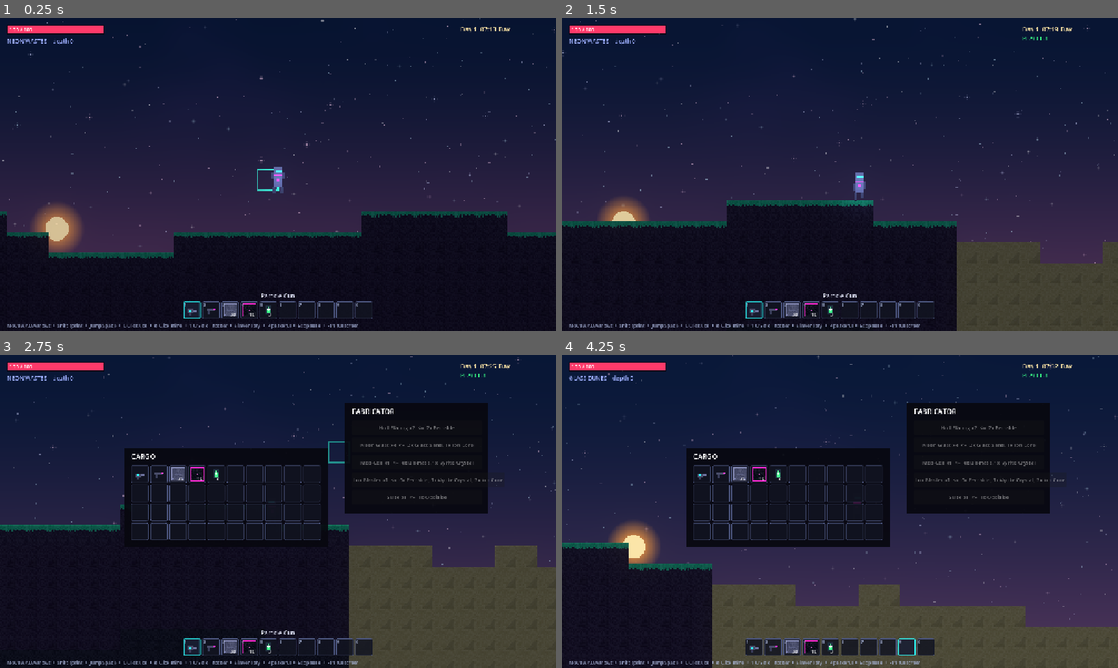
Above: before the commit, frames 1-4 (two rows, left to right).
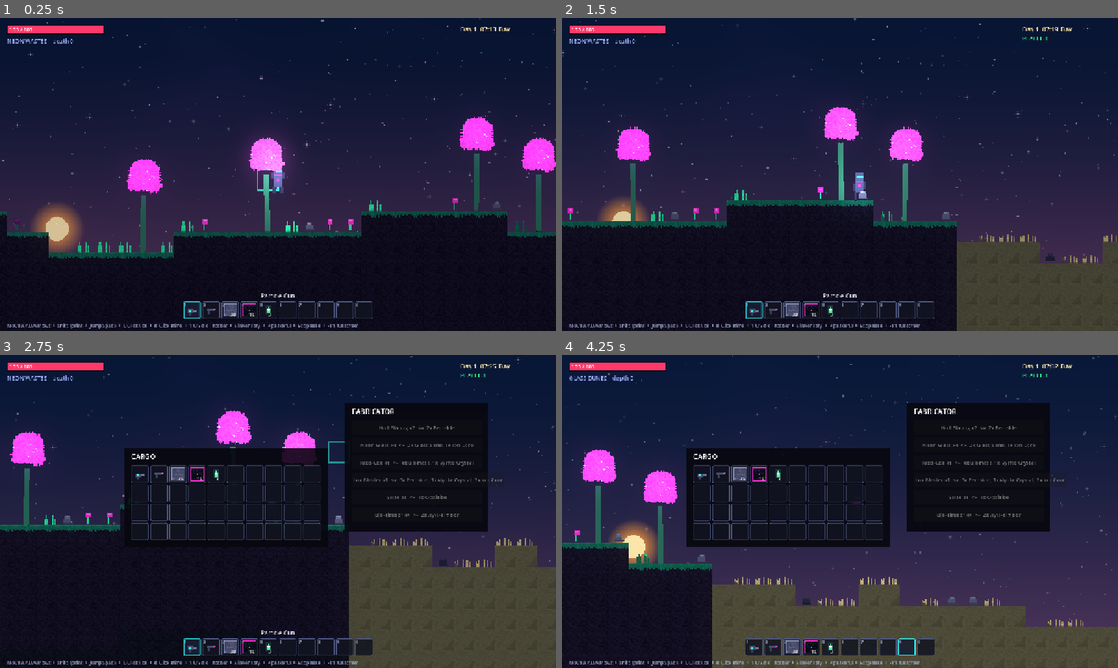
Above: after the commit, the same moments.

Repository: jaygriggsau/exocraft
Game: Godot game, scene res://scenes/Main.tscn
The game is run twice, just before and just after one commit, with the same random seed, the same clock (stepped at 60 frames per second) and the same inputs.
Inputs (mouse positions are in pixels of both pictures, inside the frame that each line leads up to):
- Up to frame 1 (0.25 s): no input
- Up to frame 2 (1.5 s): tap Enter at 0.5 s; move the mouse to (962, 158) at 0.52 s; hold Shift (sprint) 0.53-1.28 s; hold D (move_right) from 0.53 s (still down); click (962, 158) at 0.67 s; tap Space (jump) at 0.77 s; move the mouse to (728, 190) at 1.27 s; tap P (toggle_enemies) at 1.35 s
- Up to frame 3 (2.75 s): tap Space (jump) at 1.52 s; move the mouse to (333, 442) at 2.02 s; release D (move_right) at 2.03 s; hold A (move_left) from 2.03 s (still down); tap Tab at 2.1 s
- Up to frame 4 (4.25 s): move the mouse to (812, 574) at 2.77 s; release A (move_left) at 2.78 s; hold D (move_right) from 2.78 s (still down); tap 1 at 2.85 s; click (812, 574) at 2.92 s; tap Space (jump) at 3.02, 3.77 s; move the mouse to (1006, 558) at 3.52 s; tap 9 at 3.6 s

The runs differ from the first frame. In frame 1, 3.5% of the frame differs, in the area x 2-100%, y 31-75%; in frame 2, 2.6%; in frame 3, 3.6%, in the area x 1-96%, y 17-68%; in frame 4, 3.4%.

Commit message:
Add harvestable alien trees and non-solid decorations per biome
- New non-solid decor TileMapLayer (no physics/occlusion): biome grass tufts,
  rocks, flowers and mushrooms the player walks through
- Harvestable AlienTree entities, one style per biome (neon canopy, crystalline
  ice, glass succulent, toxic spore-tree); gentle sway + shake while harvested,
  glowing canopy light for luminous biomes
- Trees/decor stream with surface chunks; harvested trees persist as removed
- Particle gun harvests trees (beam + particles, no block erosion) and drops
  wood (+ biome bonus); harvest tracked via World tree-tile lookup
- New Xylo-Timber material, Bio-Timber block and a wood->block recipe

https://claude.ai/code/session_01Lbtdt6KHnYyPZuVhH3cTWJ

Diff:
--- a/scripts/autoload/Art.gd
+++ b/scripts/autoload/Art.gd
@@ -15,6 +15,13 @@
 var _sprites := {}       # name   -> ImageTexture
 var _light_tex: ImageTexture
 var _player_frames: SpriteFrames
+var decor_tileset: TileSet
+var decor_source_id := 0
+var _trees := {}         # biome -> ImageTexture
+
+# decor tile ids (atlas columns in the decor tileset)
+enum { TUFT_WASTES, TUFT_TUNDRA, TUFT_DUNES, TUFT_JUNGLE, ROCK, FLOWER, MUSHROOM }
+const DECOR_COUNT := 7
 
 func _ready() -> void:
 	_build_tile_images()
@@ -23,6 +30,8 @@
 	_build_sprites()
 	_build_light_texture()
 	_build_player_frames()
+	_build_decor_tileset()
+	_build_trees()
 
 # ---------------------------------------------------------------------------
 # Small drawing helpers
@@ -401,5 +410,132 @@
 func player_frames() -> SpriteFrames:
 	return _player_frames
 
+# ---------------------------------------------------------------------------
+# Surface decorations (non-solid: no physics / no occlusion)
+# ---------------------------------------------------------------------------
+func _blades(img: Image, color: Color, count: int, max_h: int, seed_v: int) -> void:
+	var rng := RandomNumberGenerator.new()
+	rng.seed = seed_v
+	for i in count:
+		var x := rng.randi_range(1, TS - 2)
+		var h := rng.randi_range(max_h / 2, max_h)
+		for y in h:
+			img.set_pixel(x, TS - 1 - y, _vary(color, rng, 0.08))
+
+func _make_decor(id: int) -> Image:
+	var img := _new_image(TS, TS)
+	match id:
+		TUFT_WASTES: _blades(img, Color("2bf0a0"), 6, 8, 11)
+		TUFT_TUNDRA: _blades(img, Color("bfe9ff"), 5, 7, 12)
+		TUFT_DUNES: _blades(img, Color("b6a36a"), 6, 6, 13)
+		TUFT_JUNGLE:
+			_blades(img, Color("a6ff3a"), 7, 11, 14)
+			img.set_pixel(4, TS - 9, Color("eaffba"))
+			img.set_pixel(10, TS - 7, Color("eaffba"))
+		ROCK:
+			var rk := Color("4c5070")
+			_rect(img, 5, TS - 5, 6, 4, rk)
+			_rect(img, 6, TS - 7, 4, 2, rk.lightened(0.12))
+			_rect(img, 7, TS - 7, 2, 1, rk.lightened(0.3))
+			_rect(img, 5, TS - 2, 7, 1, rk.darkened(0.25))
+		FLOWER:
+			_rect(img, 7, TS - 7, 1, 6, Color("2bf0a0"))      # stem
+			var bloom := Color("ff2bd6")
+			_rect(img, 6, TS - 10, 4, 4, bloom)
+			img.set_pixel(7, TS - 9, bloom.lightened(0.4))
+			img.set_pixel(8, TS - 9, bloom.lightened(0.4))
+		MUSHROOM:
+			_rect(img, 7, TS - 6, 2, 5, Color("d8e8c0"))      # stalk
+			var cap := Color("7aff3a")
+			_rect(img, 4, TS - 10, 8, 4, cap)
+			_rect(img, 5, TS - 11, 6, 1, cap)
+			img.set_pixel(6, TS - 9, cap.lightened(0.4))
+			img.set_pixel(9, TS - 9, cap.lightened(0.4))
+	return img
+
+func _build_decor_tileset() -> void:
+	var atlas := _new_image(DECOR_COUNT * TS, TS)
+	for id in DECOR_COUNT:
+		atlas.blit_rect(_make_decor(id), Rect2i(0, 0, TS, TS), Vector2i(id * TS, 0))
+	var tex := ImageTexture.create_from_image(atlas)
+
+	var ts := TileSet.new()
+	ts.tile_size = Vector2i(TS, TS)
+	var src := TileSetAtlasSource.new()
+	src.texture = tex
+	src.texture_region_size = Vector2i(TS, TS)
+	decor_source_id = ts.add_source(src, 0)
+	for id in DECOR_COUNT:
+		src.create_tile(Vector2i(id, 0))   # no collision, no occluder
+	decor_tileset = ts
+
+func decor_atlas_coords(id: int) -> Vector2i:
+	return Vector2i(id, 0)
+
+# ---------------------------------------------------------------------------
+# Alien trees (one tall sprite per biome, base at the bottom centre)
+# ---------------------------------------------------------------------------
+func _blob(img: Image, cx: int, cy: int, r: int, color: Color, rng: RandomNumberGenerator) -> void:
+	for y in range(cy - r, cy + r + 1):
+		for x in range(cx - r, cx + r + 1):
+			if x < 0 or y < 0 or x >= img.get_width() or y >= img.get_height():
+				continue
+			var d := Vector2(x - cx, y - cy).length()
+			if d <= r - rng.randf_range(0.0, 1.3):
+				img.set_pixel(x, y, _vary(color, rng, 0.06))
+
+func _make_tree(biome: int) -> Image:
+	# 30 wide x 84 tall; trunk base centred at x=15, bottom row y=83
+	var w := 30
+	var h := 84
+	var img := _new_image(w, h)
+	var rng := RandomNumberGenerator.new()
+	rng.seed = 700 + biome
+	var cx := w / 2
+	match biome:
+		World.TUNDRA:
+			var trunk := Color("9fb8d0")
+			_rect(img, cx - 2, 40, 4, h - 40, trunk)
+			var ice := Color("8fe8ff")
+			for i in 5:
+				var yy := 14 + i * 6
+				var ww := 12 - i * 2
+				_rect(img, cx - ww, yy, ww * 2, 3, _vary(ice, rng, 0.05))
+			_rect(img, cx - 1, 6, 2, 12, ice.lightened(0.2))
+		World.DUNES:
+			var body := Color("a7c08a")
+			_rect(img, cx - 3, 24, 6, h - 24, body)         # column
+			_rect(img, cx - 8, 44, 5, 3, body)              # arms
+			_rect(img, cx - 8, 36, 3, 11, body)
+			_rect(img, cx + 3, 50, 5, 3, body)
+			_rect(img, cx + 5, 40, 3, 13, body)
+			_rect(img, cx - 1, 18, 2, 8, body.lightened(0.15))
+		World.JUNGLE:
+			var trunk := Color("3b5a2a")
+			_rect(img, cx - 3, 38, 6, h - 38, trunk)
+			var canopy := Color("7aff3a")
+			_blob(img, cx, 26, 14, canopy, rng)
+			_blob(img, cx - 9, 34, 8, canopy, rng)
+			_blob(img, cx + 9, 33, 8, canopy, rng)
+			for i in 8:
+				img.set_pixel(rng.randi_range(cx - 12, cx + 12), rng.randi_range(16, 40), Color("eaffba"))
+		_:  # WASTES neon
+			var trunk := Color("2a6e5a")
+			_rect(img, cx - 2, 40, 4, h - 40, trunk)
+			var canopy := Color("ff4df0")
+			_blob(img, cx, 24, 13, canopy, rng)
+			_blob(img, cx - 7, 30, 7, canopy, rng)
+			_blob(img, cx + 7, 31, 7, canopy, rng)
+			for i in 7:
+				img.set_pixel(rng.randi_range(cx - 11, cx + 11), rng.randi_range(15, 36), Color("ffd0f7"))
+	return img
+
+func _build_trees() -> void:
+	for b in [World.WASTES, World.TUNDRA, World.DUNES, World.JUNGLE]:
+		_trees[b] = ImageTexture.create_from_image(_make_tree(b))
+
+func tree_texture(biome: int) -> Texture2D:
+	return _trees.get(biome, _trees.get(World.WASTES))
+
 func sprite(name: String) -> Texture2D:
 	return _sprites.get(name)
--- a/scripts/autoload/ItemDB.gd
+++ b/scripts/autoload/ItemDB.gd
@@ -26,9 +26,11 @@
 	"biomass":     {"name": "Biomass",       "type": BLOCK, "max_stack": 999, "tile": Tiles.JUNGLE,   "color": Color("a6ff3a")},
 	"sand":        {"name": "Glass-Sand",    "type": BLOCK, "max_stack": 999, "tile": Tiles.SAND,     "color": Color("d9c27a")},
 	"darkrock":    {"name": "Obsidite",      "type": BLOCK, "max_stack": 999, "tile": Tiles.DARKROCK, "color": Color("2e2138")},
+	"wood_block":  {"name": "Bio-Timber",    "type": BLOCK, "max_stack": 999, "tile": Tiles.WOOD,     "color": Color("7c6b4e")},
 	"plating":     {"name": "Hull Plating",  "type": BLOCK, "max_stack": 999, "tile": Tiles.PLATING,  "color": Color("7a80b0")},
 	"neon_glass":  {"name": "Neon Glass",    "type": BLOCK, "max_stack": 999, "tile": Tiles.NEON,     "color": Color("ff2bd6")},
 
+	"wood":        {"name": "Xylo-Timber",   "type": MATERIAL, "max_stack": 999, "color": Color("9a7a52")},
 	"crystal":     {"name": "Vyrite Crystal","type": MATERIAL, "max_stack": 999, "color": Color("ff4df0")},
 	"metal_ore":   {"name": "Ferralite",     "type": MATERIAL, "max_stack": 999, "color": Color("c4c4d6")},
 	"energy_core": {"name": "Ion Core",      "type": MATERIAL, "max_stack": 999, "color": Color("2dffff")},
@@ -43,6 +45,7 @@
 	{"out": ["med_cell", 1],   "cost": [["biomass", 4], ["crystal", 1]]},
 	{"out": ["blaster", 1],    "cost": [["metal_ore", 6], ["crystal", 3], ["energy_core", 2]]},
 	{"out": ["stone", 1],      "cost": [["darkrock", 1]]},
+	{"out": ["wood_block", 4], "cost": [["wood", 2]]},
 ]
 
 func get_item(id: String) -> Variant:
--- a/scripts/autoload/Tiles.gd
+++ b/scripts/autoload/Tiles.gd
@@ -18,6 +18,7 @@
 const PLATING := 10   # crafted building block
 const NEON := 11      # crafted neon glass
 const DARKROCK := 12  # deep biome stone
+const WOOD := 13      # harvested/crafted alien wood
 
 ## id -> definition dictionary.
 ## Fields:
@@ -43,6 +44,7 @@
 	PLATING: {"name": "Hull Plating", "item": "plating",     "style": "plating", "base": Color("4a4e6b"), "accent": Color("7a80b0"), "glow": false, "hardness": 2.0},
 	NEON:    {"name": "Neon Glass",   "item": "neon_glass",  "style": "neon",    "base": Color("10131f"), "accent": Color("ff2bd6"), "glow": true,  "light": Color("ff2bd6"), "light_energy": 1.1, "hardness": 1.0},
 	DARKROCK:{"name": "Obsidite",     "item": "darkrock",    "style": "block",   "base": Color("1a1320"), "accent": Color("2e2138"), "glow": false, "hardness": 4.0},
+	WOOD:    {"name": "Bio-Timber",   "item": "wood",        "style": "plating", "base": Color("584438"), "accent": Color("7c6b4e"), "glow": false, "hardness": 1.5},
 }
 
 func def(id: int) -> Variant:
--- /dev/null
+++ b/scripts/entities/AlienTree.gd
@@ -0,0 +1,51 @@
+class_name AlienTree
+extends Node2D
+## A harvestable alien tree. It is purely decorative collision-wise (the player
+## walks through it); harvesting is driven by the particle gun via World, which
+## tracks which tiles the tree occupies. Sways gently and shakes while harvested.
+
+var biome := 0
+var column := 0          # world tile-x, used to remember it was harvested
+var occupied: Array = [] # tiles the gun can target to harvest it
+var drops: Array = []    # [[item_id, count], ...]
+var harvest_time := 6.0
+
+var _sprite: Sprite2D
+var _phase := 0.0
+var _t := 0.0
+var _harvest := 0.0
+
+func setup(biome_id: int, base_world: Vector2, col: int) -> void:
+	biome = biome_id
+	column = col
+	global_position = base_world
+	_phase = randf() * TAU
+
+func _ready() -> void:
+	var tex := Art.tree_texture(biome)
+	_sprite = Sprite2D.new()
+	_sprite.texture = tex
+	_sprite.texture_filter = CanvasItem.TEXTURE_FILTER_NEAREST
+	_sprite.centered = false
+	_sprite.offset = Vector2(-tex.get_width() / 2.0, -tex.get_height())
+	add_child(_sprite)
+	# glowing canopy light for luminous biomes
+	if biome == World.WASTES or biome == World.JUNGLE:
+		var l := PointLight2D.new()
+		l.texture = Art.light_texture()
+		l.color = Color("ff4df0") if biome == World.WASTES else Color("7aff3a")
+		l.energy = 0.7
+		l.scale = Vector2(0.5, 0.5)
+		l.position = Vector2(0, -tex.get_height() + 24)
+		add_child(l)
+
+func _process(dt: float) -> void:
+	_t += dt
+	_harvest = maxf(0.0, _harvest - dt * 2.0)
+	var sway := sin(_t * 0.9 + _phase) * 0.025
+	var shake := sin(_t * 60.0) * 0.06 * _harvest
+	_sprite.rotation = sway + shake
+
+func set_harvest(frac: float) -> void:
+	_harvest = clampf(frac, 0.0, 1.0)
+	_sprite.modulate = Color(1, 1, 1).lerp(Color(1.5, 1.5, 1.5), _harvest)
--- a/scripts/entities/MiningFX.gd
+++ b/scripts/entities/MiningFX.gd
@@ -16,6 +16,7 @@
 var _base := Color.WHITE
 var _accent := Color.WHITE
 var _progress := 0.0
+var _dissolve := true
 
 var _perm: Array = []        # deterministic shuffle of the 256 tile pixels
 var _parts: Array = []       # live particles
@@ -40,13 +41,14 @@
 	_light.energy = 0.0
 	add_child(_light)
 
-func set_state(a: bool, tile: Vector2i, muzzle: Vector2, base: Color, accent: Color, progress: float) -> void:
+func set_state(a: bool, tile: Vector2i, muzzle: Vector2, base: Color, accent: Color, progress: float, dissolve: bool = true) -> void:
 	active = a
 	_tile = tile
 	_muzzle = muzzle
 	_base = base
 	_accent = accent
 	_progress = progress
+	_dissolve = dissolve
 
 func _process(dt: float) -> void:
 	if active:
@@ -109,13 +111,14 @@
 		var r := 4.5 * fl
 		draw_line(_muzzle - Vector2(r, 0), _muzzle + Vector2(r, 0), Color(c.r, c.g, c.b, 0.45), 1.0)
 		draw_line(_muzzle - Vector2(0, r), _muzzle + Vector2(0, r), Color(c.r, c.g, c.b, 0.45), 1.0)
-		# erode the block pixel-by-pixel in step with progress
-		var removed := int(_progress * 255.0)
-		var ox := _tile.x * TILE
-		var oy := _tile.y * TILE
-		for k in removed:
-			var px: Vector2i = _perm[k]
-			draw_rect(Rect2(ox + px.x, oy + px.y, 1, 1), Color(0, 0, 0, 0.55), true)
+		# erode the block pixel-by-pixel in step with progress (blocks only)
+		if _dissolve:
+			var removed := int(_progress * 255.0)
+			var ox := _tile.x * TILE
+			var oy := _tile.y * TILE
+			for k in removed:
+				var px: Vector2i = _perm[k]
+				draw_rect(Rect2(ox + px.x, oy + px.y, 1, 1), Color(0, 0, 0, 0.55), true)
 
 	for p in _parts:
 		var a: float = clampf(p.life / p.maxlife, 0.0, 1.0)
--- a/scripts/player/Player.gd
+++ b/scripts/player/Player.gd
@@ -183,6 +183,27 @@
 	var t := _target_tile()
 	if not _in_reach(t):
 		return false
+
+	# harvesting an alien tree (non-solid; no block erosion in the FX)
+	var tree = Game.world.tree_at(t)
+	if tree != null:
+		if t != _mine_target:
+			_mine_target = t
+			_mine_progress = 0.0
+		_mine_progress += dt
+		var hdur: float = MINE_BASE * tree.harvest_time
+		var hfrac := clampf(_mine_progress / hdur, 0.0, 1.0)
+		var hcenter: Vector2 = Game.world.tile_to_world_center(t)
+		_mine_dir = (hcenter - global_position).normalized()
+		_mining_now = true
+		var hcol := _tree_color(tree.biome)
+		fx.set_state(true, t, global_position + _mine_dir * 6.0, hcol, hcol, hfrac, false)
+		tree.set_harvest(hfrac)
+		if _mine_progress >= hdur:
+			_mine_progress = 0.0
+			Game.world.harvest_tree(tree, t)
+		return true
+
 	var id: int = Game.world.get_tile(t)
 	if not Tiles.is_solid(id):
 		return false
@@ -214,6 +235,13 @@
 func _mine_accent(d: Dictionary) -> Color:
 	# the gun/particle colour: prefer a tile's glow/ore tint, else its accent
 	return d.get("light", d.get("ore", d.get("accent", d.base)))
+
+func _tree_color(biome: int) -> Color:
+	match biome:
+		World.TUNDRA: return Color("8fe8ff")
+		World.DUNES: return Color("a7c08a")
+		World.JUNGLE: return Color("7aff3a")
+		_: return Color("ff4df0")
 
 func _spawn_drop(t: Vector2i, item_id: String) -> void:
 	if item_id == "":
--- a/scripts/world/World.gd
+++ b/scripts/world/World.gd
@@ -22,9 +22,14 @@
 enum { TUNDRA, DUNES, WASTES, JUNGLE }
 
 var tilemap: TileMapLayer
+var decor_map: TileMapLayer         # non-solid surface decorations
 var chunks := {}                    # Vector2i -> PackedInt32Array
 var _loaded := {}                   # Vector2i -> true (currently rendered)
 var _chunk_lights := {}             # Vector2i -> Array[PointLight2D]
+var _chunk_decor := {}              # Vector2i -> Array[Vector2i] decor cells
+var _chunk_trees := {}              # Vector2i -> Array[AlienTree]
+var _tree_at := {}                  # Vector2i tile -> AlienTree (harvest lookup)
+var _tree_removed := {}             # world tile-x -> true (harvested, don't respawn)
 var _last_center := Vector2i(999999, 999999)
 
 var _height_noise := FastNoiseLite.new()
@@ -40,6 +45,11 @@
 	tilemap.tile_set = Art.tileset
 	tilemap.texture_filter = CanvasItem.TEXTURE_FILTER_NEAREST
 	add_child(tilemap)
+	decor_map = TileMapLayer.new()
+	decor_map.tile_set = Art.decor_tileset
+	decor_map.texture_filter = CanvasItem.TEXTURE_FILTER_NEAREST
+	decor_map.z_index = 1               # in front of terrain, behind the player
+	add_child(decor_map)
 
 func _setup_noise() -> void:
 	var s := Game.world_seed
@@ -94,11 +104,13 @@
 	for cc in want.keys():
 		if not _loaded.has(cc):
 			_render_chunk(cc)
+			_decorate_chunk(cc)
 			_loaded[cc] = true
 	# unload chunks that drifted out of range (data is kept in `chunks`)
 	for cc in _loaded.keys():
 		if not want.has(cc):
 			_erase_chunk(cc)
+			_undecorate_chunk(cc)
 			_loaded.erase(cc)
 
 	# stream glowing-block lights for just the nearest chunks (perf)
@@ -137,6 +149,116 @@
 		if is_instance_valid(l):
 			l.queue_free()
 	_chunk_lights.erase(cc)
+
+# ---------------------------------------------------------------------------
+# Surface decorations + harvestable trees
+# ---------------------------------------------------------------------------
+func _rand01(a: int, salt: int) -> float:
+	var h: int = (a * 73856093) ^ (salt * 19349663) ^ (Game.world_seed * 83492791)
+	h = (h ^ (h >> 13)) * 1274126177
+	return float(h & 0x7fffffff) / 2147483647.0
+
+func _tree_chance(biome: int) -> float:
+	match biome:
+		JUNGLE: return 0.16
+		WASTES: return 0.11
+		TUNDRA: return 0.06
+		_: return 0.04   # dunes are sparse
+
+func _biome_plant(biome: int, tx: int) -> int:
+	match biome:
+		TUNDRA: return Art.TUFT_TUNDRA
+		DUNES: return Art.TUFT_DUNES
+		JUNGLE: return Art.MUSHROOM if _rand01(tx, 3) < 0.3 else Art.TUFT_JUNGLE
+		_: return Art.FLOWER if _rand01(tx, 3) < 0.25 else Art.TUFT_WASTES
+
+func _decorate_chunk(cc: Vector2i) -> void:
+	var oy := cc.y * CHUNK
+	# only surface-band chunks can hold decorations
+	if oy > 24 or oy + CHUNK < -24:
+		return
+	var ox := cc.x * CHUNK
+	var cells: Array = []
+	var trees: Array = []
+	var last_tree_lx := -10
+	for lx in CHUNK:
+		var tx := ox + lx
+		var surf_y := surface_tile_y(tx)
+		var deco_y := surf_y - 1
+		if deco_y < oy or deco_y >= oy + CHUNK:
+			continue
+		var biome := biome_at(tx)
+		if _rand01(tx, 1) < _tree_chance(biome) and lx - last_tree_lx >= 3 and not _tree_removed.has(tx):
+			_spawn_tree(tx, surf_y, biome, trees)
+			last_tree_lx = lx
+			continue
+		var r := _rand01(tx, 2)
+		var decor_id := -1
+		if r < 0.40:
+			decor_id = _biome_plant(biome, tx)
+		elif r < 0.50:
+			decor_id = Art.ROCK
+		if decor_id >= 0:
+			var cell := Vector2i(tx, deco_y)
+			decor_map.set_cell(cell, Art.decor_source_id, Art.decor_atlas_coords(decor_id))
+			cells.append(cell)
+	_chunk_decor[cc] = cells
+	_chunk_trees[cc] = trees
+
+func _spawn_tree(tx: int, surf_y: int, biome: int, trees: Array) -> void:
+	var occ: Array = []
+	for ty in range(surf_y - 1, surf_y - 5, -1):
+		occ.append(Vector2i(tx, ty))
+	for ddx in [-1, 1]:
+		occ.append(Vector2i(tx + ddx, surf_y - 3))
+		occ.append(Vector2i(tx + ddx, surf_y - 4))
+	var tr := AlienTree.new()
+	tr.occupied = occ
+	tr.drops = _tree_drops(biome)
+	tr.harvest_time = 6.0
+	tr.setup(biome, Vector2(tx * TILE + TILE / 2.0, surf_y * TILE), tx)
+	add_child(tr)
+	tr.z_index = 1
+	for c in occ:
+		_tree_at[c] = tr
+	trees.append(tr)
+
+func _tree_drops(biome: int) -> Array:
+	var drops: Array = [["wood", 2 + randi() % 3]]
+	if biome == JUNGLE:
+		drops.append(["biomass", 1 + randi() % 2])
+	elif biome == TUNDRA:
+		drops.append(["ice", 1])
+	return drops
+
+func _undecorate_chunk(cc: Vector2i) -> void:
+	for cell in _chunk_decor.get(cc, []):
+		decor_map.erase_cell(cell)
+	_chunk_decor.erase(cc)
+	for tr in _chunk_trees.get(cc, []):
+		if is_instance_valid(tr):
+			for c in tr.occupied:
+				if _tree_at.get(c) == tr:
+					_tree_at.erase(c)
+			tr.queue_free()
+	_chunk_trees.erase(cc)
+
+func tree_at(t: Vector2i) -> AlienTree:
+	return _tree_at.get(t)
+
+func harvest_tree(tree: AlienTree, _t: Vector2i) -> void:
+	_tree_removed[tree.column] = true
+	for c in tree.occupied:
+		if _tree_at.get(c) == tree:
+			_tree_at.erase(c)
+	var cc := chunk_of_tile(tree.occupied[0]) if not tree.occupied.is_empty() else Vector2i.ZERO
+	if _chunk_trees.has(cc):
+		_chunk_trees[cc].erase(tree)
+	for d in tree.drops:
+		var pk := ItemPickup.new()
+		pk.setup(d[0], d[1], tree.global_position + Vector2(randf_range(-6, 6), -20))
+		add_child(pk)
+	tree.queue_free()
 
 func _render_chunk(cc: Vector2i) -> void:
 	var data := _get_chunk(cc)
Binary file changed: docs/screenshot.png
Not shown, added: scripts/entities/AlienTree.gd.uid
Not shown, changed: README.md
